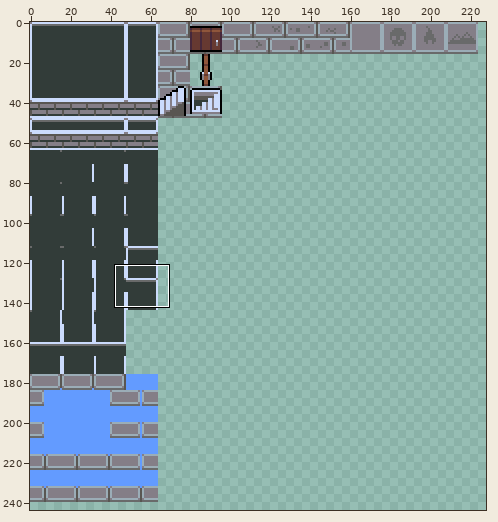
Sprite sheet: android/assets/sprites/tiles-1.png. The picture above shows the old version from afar; the outline marks the close-up.
Close-up. As it was:
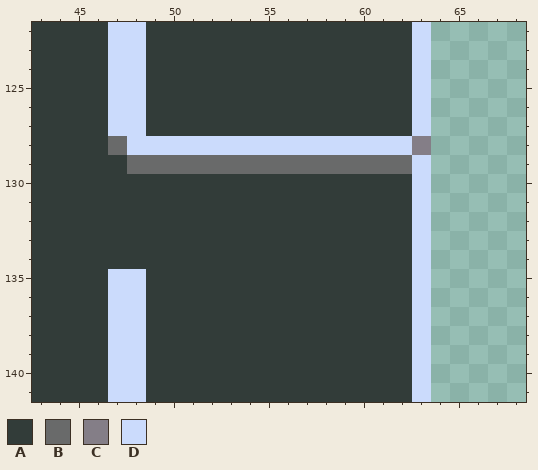
The file is 512x256 pixels. Pixels under 10% opacity are left out. Colours within 5 levels of each other are drawn and written as one. Shown: x 43..68, y 122..141. The wide view leaves out empty margins. The commit also changed other parts of the picture, which this record leaves out.
Palette (. is transparent): A #323c39  B #696a6a  C #847e87  D #cbdbfc
Pixels before, first column x 43:
122 AAAADDAAAAAAAAAAAAAAD
123 AAAADDAAAAAAAAAAAAAAD
124 AAAADDAAAAAAAAAAAAAAD
125 AAAADDAAAAAAAAAAAAAAD
126 AAAADDAAAAAAAAAAAAAAD
127 AAAADDAAAAAAAAAAAAAAD
128 AAAABDDDDDDDDDDDDDDDC
129 AAAAABBBBBBBBBBBBBBBD
130 AAAAAAAAAAAAAAAAAAAAD
131 AAAAAAAAAAAAAAAAAAAAD
132 AAAAAAAAAAAAAAAAAAAAD
133 AAAAAAAAAAAAAAAAAAAAD
134 AAAAAAAAAAAAAAAAAAAAD
135 AAAADDAAAAAAAAAAAAAAD
136 AAAADDAAAAAAAAAAAAAAD
137 AAAADDAAAAAAAAAAAAAAD
138 AAAADDAAAAAAAAAAAAAAD
139 AAAADDAAAAAAAAAAAAAAD
140 AAAADDAAAAAAAAAAAAAAD
141 AAAADDAAAAAAAAAAAAAAD
Now the later version:
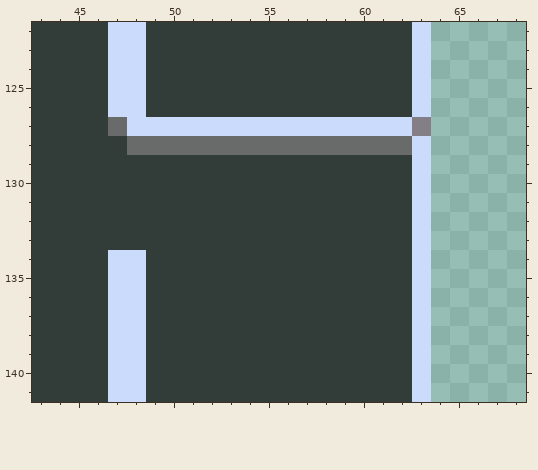
Changes in this commit:
y 127: x 47 D -> B; x 49..63 AAAAAAAAAAAAAAD -> DDDDDDDDDDDDDDC
y 128: x 47..63 BDDDDDDDDDDDDDDDC -> ABBBBBBBBBBBBBBBD
y 129: x 48..62 BBBBBBBBBBBBBBB -> AAAAAAAAAAAAAAA
y 134: x 47..48 AA -> DD
Pixel boxes of the changes (left, top, right, bottom) in both close-ups:
changed: (108, 117, 431, 174)
changed: (108, 250, 146, 269)
